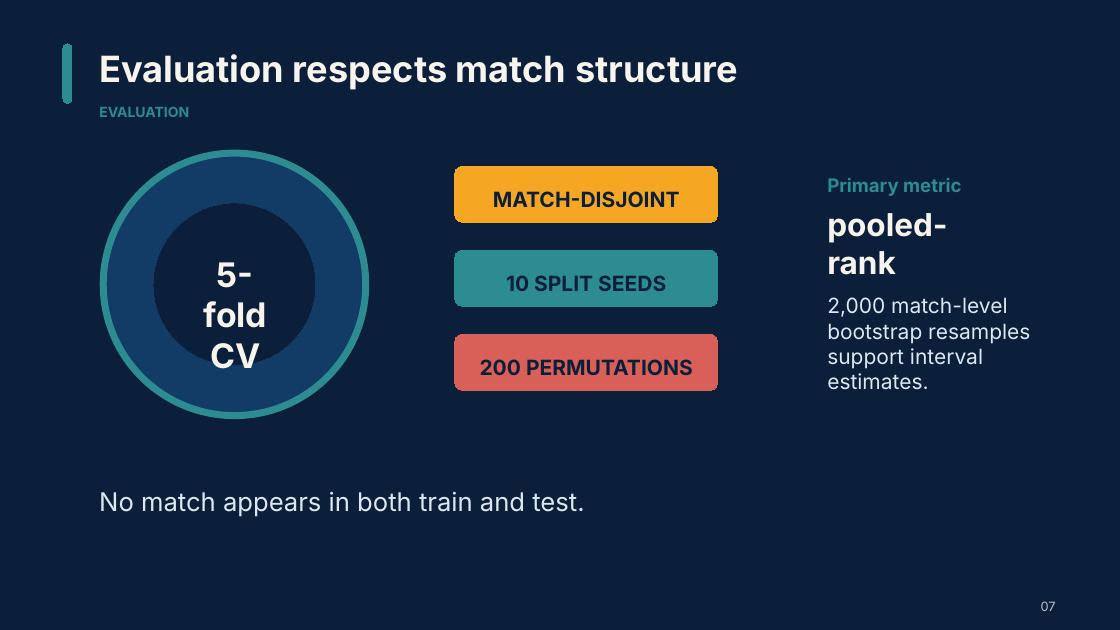
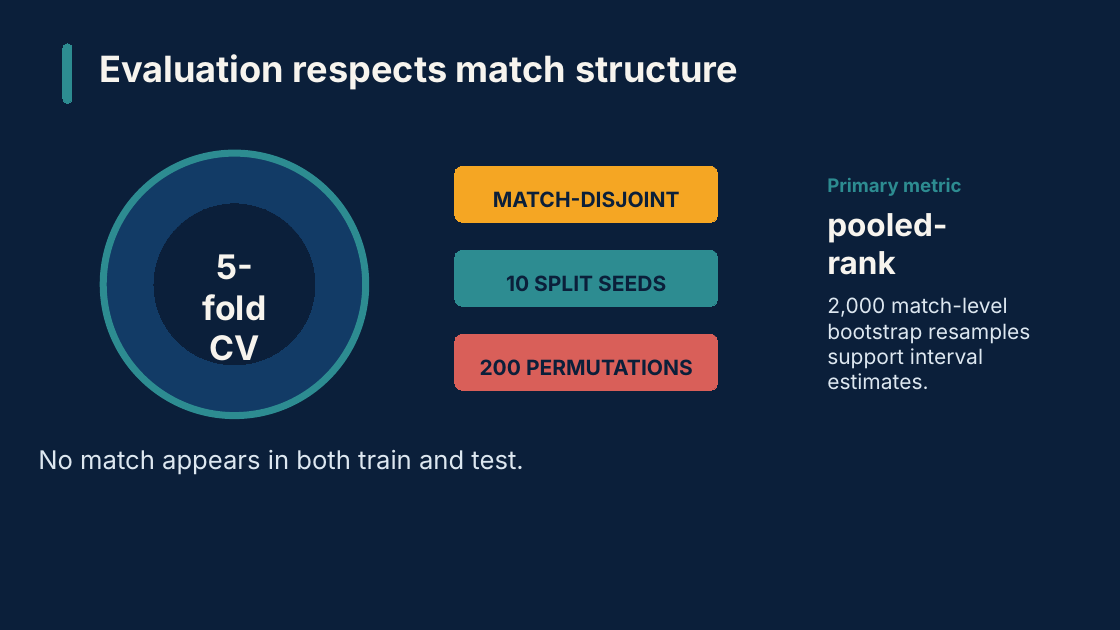
Before and after one commit to Grass456/Penalty-shoot-and-Expression, a slide deck: slide 9 of video/deliverables/Penalty_Shootout_and_Facial_Expression.pptx (slide 8 before the commit). Drawn at 1120x630 pixels with LibreOffice and Linux fonts; fonts in the diff are those of the drawing. Boxes give left, top, right and bottom in pixels: in the first picture for what was removed or moved away, otherwise in the second. Text is boxed around its words. In the diff, an @@ line names an element or a change of style, - is before the commit and + after.

```diff
--- a/video/deliverables/Penalty_Shootout_and_Facial_Expression.pptx
+++ b/video/deliverables/Penalty_Shootout_and_Facial_Expression.pptx
@@ text removed at [99, 107, 189, 117] @@
-EVALUATION
@@ text "5-fold" rewrapped from [203, 262, 267, 369] to [202, 254, 266, 368] @@
@@ text "No match appears in both ...": place and size @@
-text "No match appears in both ..." at [99, 492, 584, 516]
+text "No match appears in both ..." at [38, 450, 523, 474]
@@ text removed at [1041, 601, 1056, 611] @@
-07
```
Also in this commit, not shown: 4 other slides changed, 6 slides added, 5 slides removed, 18 other files.
